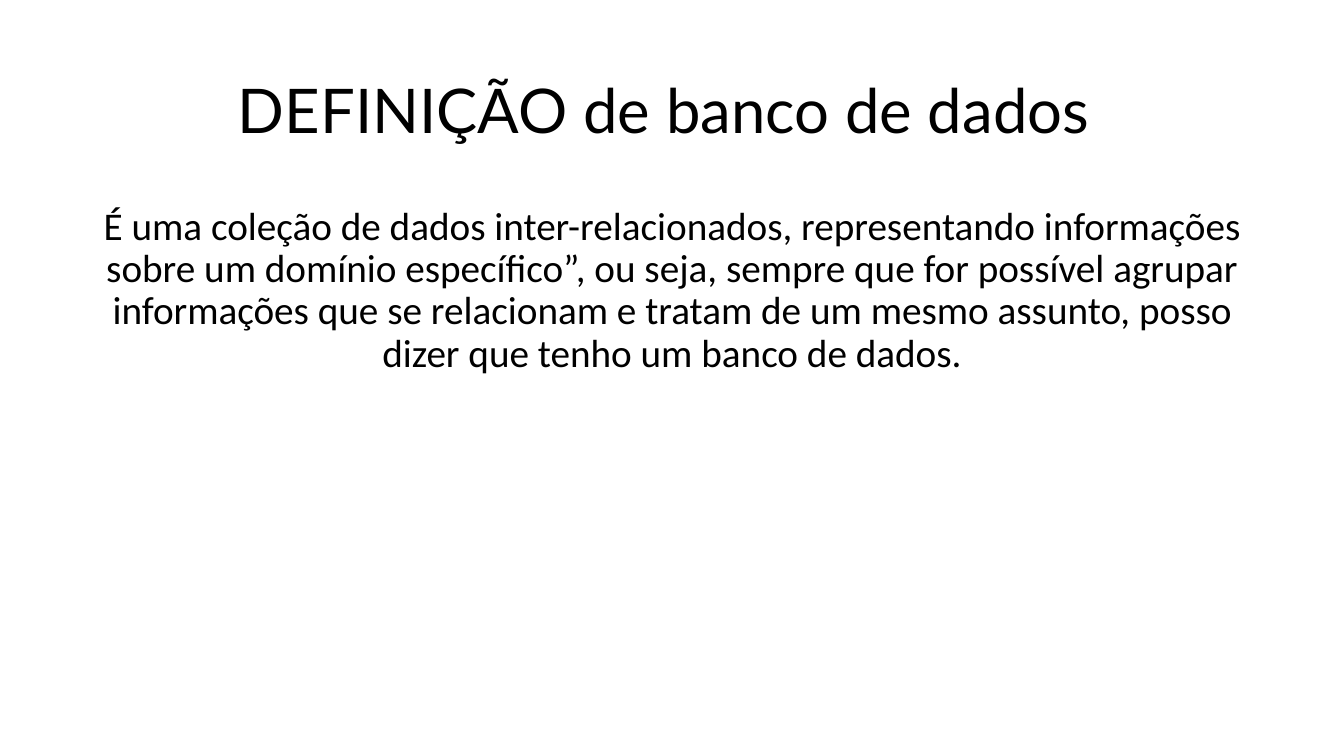
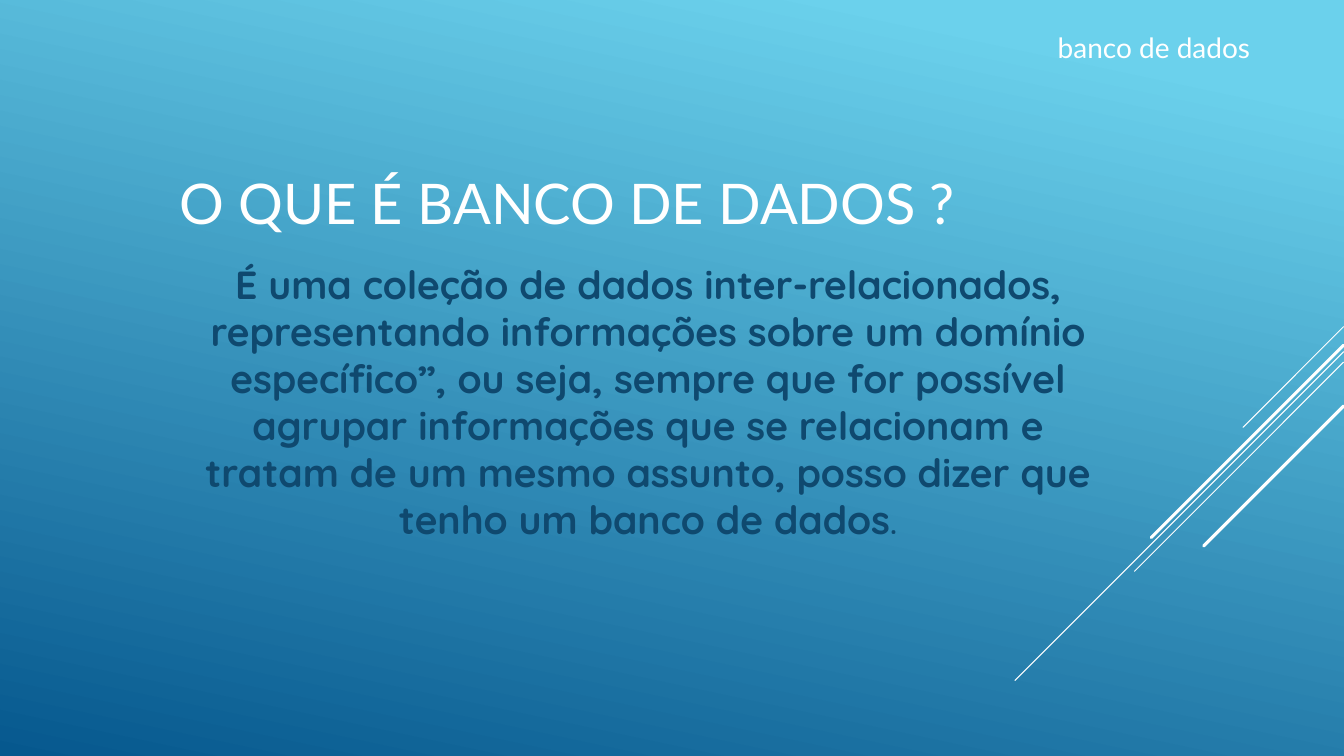
Before and after one commit to TarsilaMoreno/becajava.aulasql2, a slide deck: slide 2 of bancodedados.pptx. Drawn at 1344x756 pixels with LibreOffice and Linux fonts; fonts in the diff are those of the drawing. Boxes give left, top, right and bottom in pixels: in the first picture for what was removed or moved away, otherwise in the second. Text is boxed around its words. In the diff, an @@ line names an element or a change of style, - is before the commit and + after.

```diff
--- a/bancodedados.pptx
+++ b/bancodedados.pptx
@@ background #FFFFFF to gradient #6ED2EB to #06588E @@
@@ text added at (1058, 37, 1250, 58), 20 pt, text #FFFFFF @@
+banco de dados
@@ title at (179, 175, 916, 233): text changed; size 44 to 40 pt; text colour #000000 to #FFFFFF @@
-DEFINIÇÃO de banco de dados
+O QUE É BANCO DE DADOS ?
@@ text "É uma coleção de dados ...": place and size @@
-text "É uma coleção de dados ..." at (104, 207, 1240, 374)
+text "É uma coleção de dados ..." at (205, 264, 1091, 534)
@@ text "É uma coleção de dados ..." at (205, 264, 1091, 534): size 28 to 20 pt in "dados."; font Calibri to Quicksand, text colour #000000 to #0F496F, bold on; line spacing 0.9 to 1; more space between paragraphs; vertical alignment top to middle @@
@@ group added at (1015, 327, 1344, 681): 5 lines @@
```
Also in this commit, not shown: 5 other slides changed, 3 slides added.
